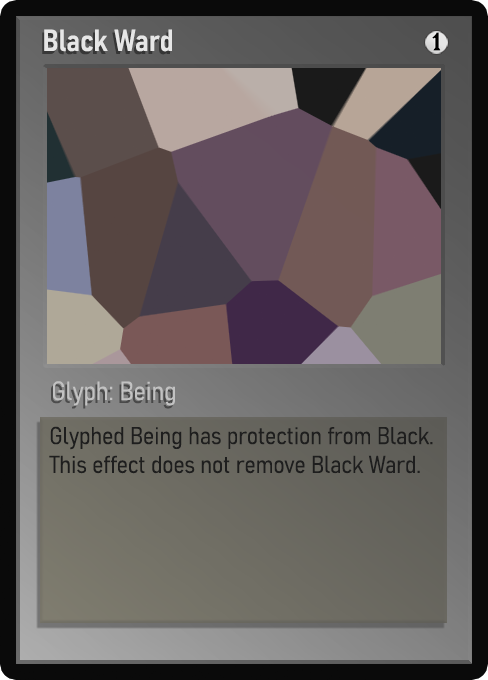
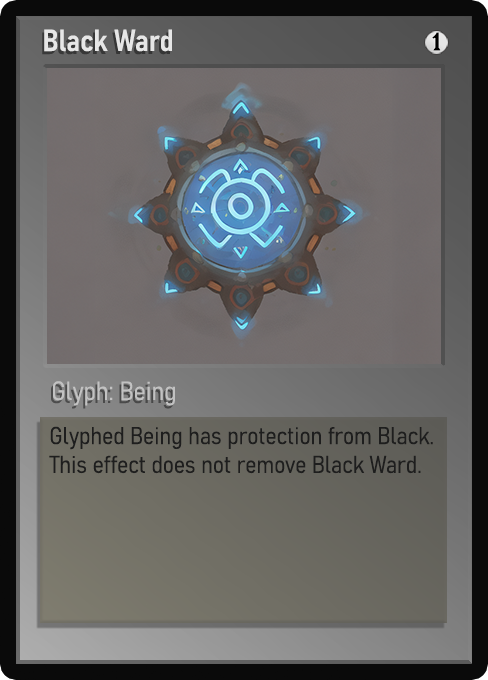
Comparing the layer stacks of the two (488, 680) images. Changes:
painted on "Name" over (x1=44, y1=30, x2=166, y2=52)
painted on "Class" over (x1=53, y1=381, x2=175, y2=406)
painted on "Desc_norm" over (x1=52, y1=427, x2=433, y2=474)
painted on "Artwork" over (x1=47, y1=68, x2=441, y2=364)
